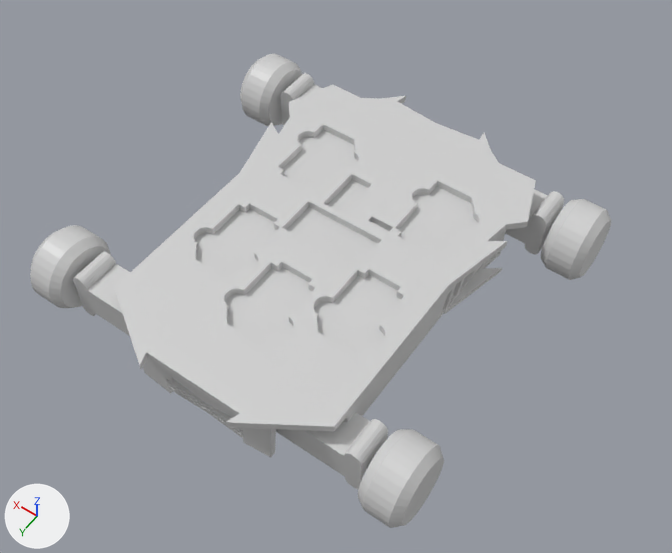
Before and after pictures for a commit that changed the COLLADA model robot.dae.
Camera for both pictures: a 50 mm lens placed at (-7.05, 10.15, 15.36), pointed at (-0.42, 0.87, 0.78). Lighting does not change. The marker at lower left points along +X, +Y and +Z. Where no turn or scale is listed for an object, it has been applied to the vertices. Vertices at the same position are counted once.
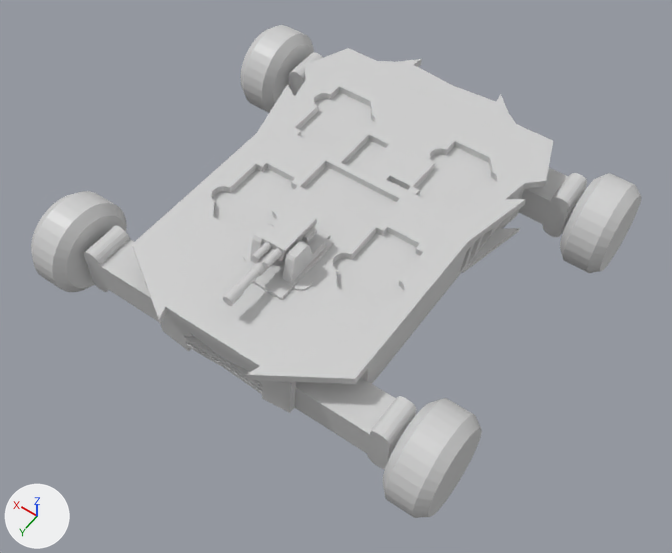
Boxes (x1, y1, x2, y2) around the edits, measured in the pictures (672 x 553 px; the box of a moved part takes in the faces that stretch with it):
'body', added
    after: (84, 48, 587, 469)
'Curve_011', deleted
    before: (114, 84, 536, 457)
'Cylinder_004', deleted
    before: (276, 412, 444, 528)
'WFR_003', added
    after: (383, 398, 482, 518)
'Cylinder_003', reshaped, moved, rescaled, turned
    before: (30, 225, 130, 336)
    after: (223, 249, 274, 306)
'WFR', added
    after: (31, 191, 127, 292)
'Cylinder_001', deleted
    before: (505, 189, 611, 280)
'WFR_002', added
    after: (560, 173, 642, 273)
'Cylinder_000', added
    after: (243, 206, 334, 300)
'WFR_001', added
    after: (241, 25, 314, 113)
'Cylinder_002', deleted
    before: (240, 54, 322, 126)
part 1 of me_cylinder_003, deleted
    before: (73, 73, 564, 489)
part 2 of me_cylinder_003, moved or reshaped
    before: (30, 54, 611, 528)
    after: (223, 249, 274, 306)

What the commit changed:
Material 'Material' (mat_material) is new.
Its base color is (0.64, 0.64, 0.64) (light grey #d1d1d1).
Its roughness is 0.44.
Material 'tex1' (mat_tex1) is new.
Its base color is (0.64, 0.64, 0.64) (light grey #d1d1d1).
Its roughness is 0.44.
me_cylinder_003 is used by ob_cylinder_003; location (3.89, 3.77, 0.81); rotation (0.0, -1.571, 0.0), in degrees (0, -90, 0); scale (0.8, 0.8, 0.379).
me_cylinder_003 had 188 vertices, 364 faces and spanned x -1.0..1.0, y -1.0..1.0, z -1.44..6.84.
me_cylinder_003 no longer uses material mat_material_002 (light grey #d1d1d1).
me_cylinder_003 now has 144 vertices, 262 faces and spans x 0.04..0.29, y -0.01..1.52, z -0.29..-0.04.
me_cylinder_003 part 1: the loose piece of 52 vertices spanning x -0.73..0.72, y -0.52..0.48, z 1.21..6.84 is deleted.
Part 2, on me_cylinder_003:
128 vertices are removed from x -1.0..1.0, y -1.0..1.0, z -1.44..0.85.
252 faces are deleted.
94 vertices are added at x 0.04..0.29, y -0.01..1.52, z -0.29..-0.04.
24 new vertices lie (0.0, 0.6, 0.0) away from vertices in x 0.04..0.29, y -0.01, z -0.29..-0.04.
21 new vertices lie (0.0, 0.54, 0.0) away from vertices in x 0.07..0.26, y 0.63, z -0.26..-0.07.
5 new vertices lie (0.0, 0.35, 0.0) away from vertices in x 0.16..0.28, y 1.17, z -0.29..-0.2.
262 new faces join them.
me_cylinder_003 now uses material mat_material (light grey #d1d1d1).
Mesh me_cylinder_007 is new.
It has 128 vertices, 252 faces and spans x -1.0..1.0, y -1.0..1.0, z -0.31..0.62.
It uses material mat_material_002 (light grey #d1d1d1).
Mesh me_cylinder_003_1 is new.
It has 896 vertices, 1728 faces and spans x -3.67..3.73, y -4.44..4.24, z 0.44..2.02.
Faces by material slot: [1280, 448].
It uses material mat_tex1 (light grey #d1d1d1).
It uses material mat_material_002 (light grey #d1d1d1).
Mesh me_cylinder_008 is new.
It has 312 vertices, 434 faces and spans x -0.61..0.88, y -1.22..0.5, z -0.63..0.1.
It uses material mat_material_001 (light grey #d1d1d1).
Object 'Cylinder_003' (ob_cylinder_003) turns from (0, -90, 0) to (0, 0, 0) degrees about x, y and z.
Object 'Cylinder_003' (ob_cylinder_003) moves from (3.89, 3.77, 0.81) to (-0.12, 2.16, 2.61).
Object 'Cylinder_003' (ob_cylinder_003) is rescaled from (0.8, 0.8, 0.379) to (0.865, 0.865, 0.865).
Object 'Curve_011' (ob_curve_011) is deleted.
Object 'Cylinder_004' (ob_cylinder_004) is deleted.
Object 'Cylinder_002' (ob_cylinder_002) is deleted.
Object 'Cylinder_001' (ob_cylinder_001) is deleted.
Object 'WFR_003' (ob_wfr_003) is new; it shows me_cylinder_007.
Its location is (-3.96, 3.25, 1.01).
Its rotation in degrees is (180, 90, 0).
Object 'WFR_002' (ob_wfr_002) is new; it shows me_cylinder_007.
Its location is (-3.96, -3.23, 1.01).
Its rotation in degrees is (180, 90, 0).
Object 'WFR_001' (ob_wfr_001) is new; it shows me_cylinder_007.
Its location is (4.02, -3.23, 1.01).
Its rotation in degrees is (0, 90, 0).
Object 'body' (ob_body) is new; it shows me_cylinder_003_1.
Its location is (0.0, 0.0, 0.0).
Object 'WFR' (ob_wfr) is new; it shows me_cylinder_007.
Its location is (4.02, 3.28, 1.01).
Its rotation in degrees is (0, 90, 0).
Object 'Cylinder_000' (ob_cylinder_000) is new; it shows me_cylinder_008.
Its location is (-0.12, 2.16, 2.61).
